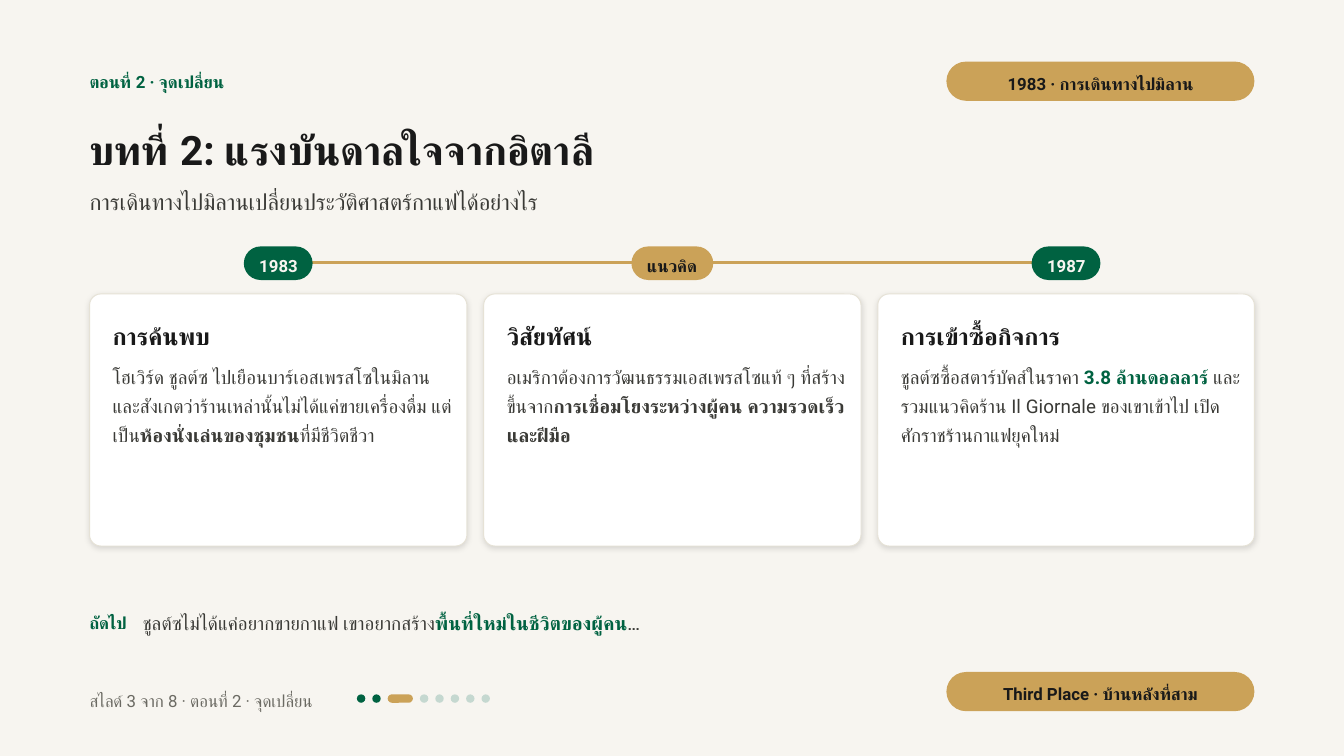
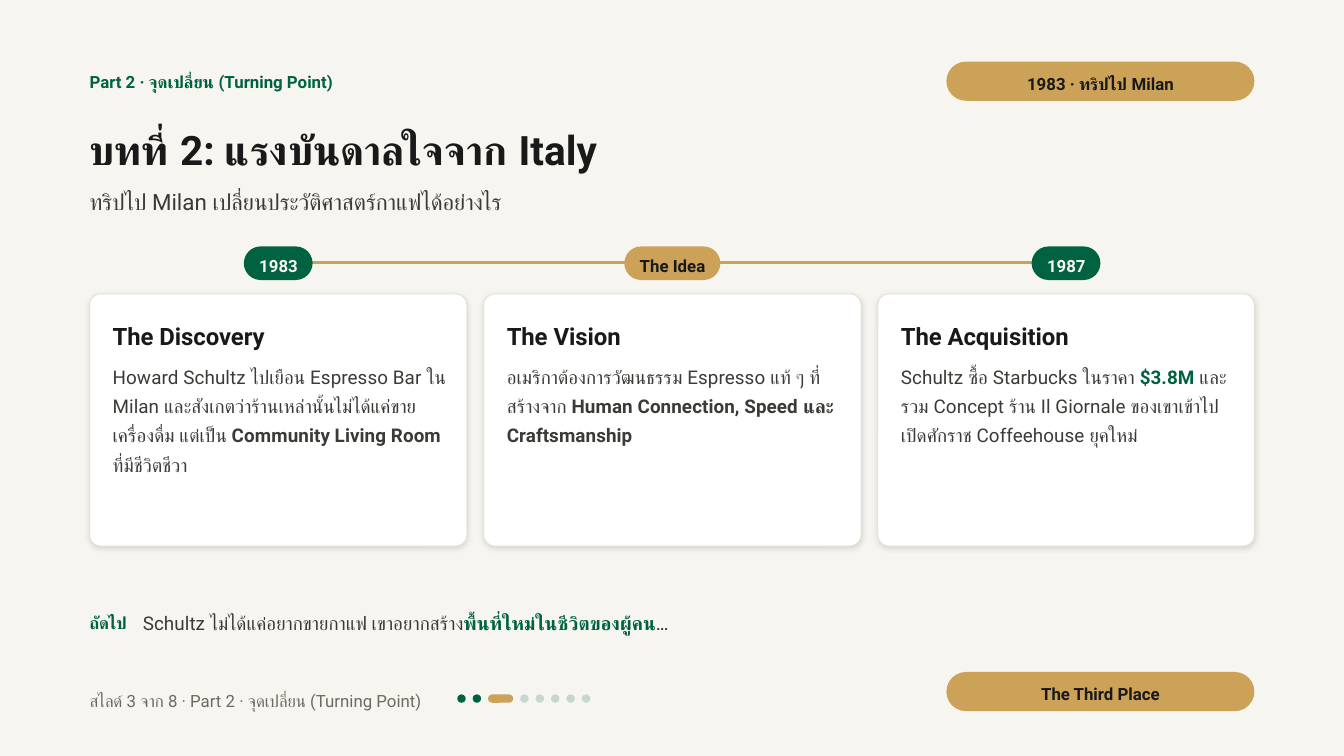
Before and after one commit to tungao06/slide-present-en, a slide deck: slide 11 of starbucks-presentation/export/Starbucks_Storytelling_Masterclass.pptx. Drawn at 1344x756 pixels with LibreOffice and Linux fonts; fonts in the diff are those of the drawing. Boxes give left, top, right and bottom in pixels: in the first picture for what was removed or moved away, otherwise in the second. Text is boxed around its words. In the diff, an @@ line names an element or a change of style, - is before the commit and + after.

```diff
--- a/starbucks-presentation/export/Starbucks_Storytelling_Masterclass.pptx
+++ b/starbucks-presentation/export/Starbucks_Storytelling_Masterclass.pptx
@@ text at [90, 75, 333, 93]: text changed @@
-ตอนที่ 2 · จุดเปลี่ยน
+Part 2 · จุดเปลี่ยน (Turning Point)
@@ text at [1027, 77, 1174, 91]: text changed @@
-1983 · การเดินทางไปมิลาน
+1983 · ทริปไป Milan
@@ text at [90, 133, 597, 174]: text changed @@
-บทที่ 2: แรงบันดาลใจจากอิตาลี
+บทที่ 2: แรงบันดาลใจจาก Italy
@@ text at [90, 193, 502, 211]: text changed @@
-การเดินทางไปมิลานเปลี่ยนประวัติศาสตร์กาแฟได้อย่างไร
+ทริปไป Milan เปลี่ยนประวัติศาสตร์กาแฟได้อย่างไร
@@ rounded rectangle: place and size @@
-rounded rectangle at [632, 246, 714, 280]
+rounded rectangle at [625, 246, 720, 280]
@@ text at [640, 259, 706, 272]: text changed @@
-แนวคิด
+The Idea
@@ text at [113, 327, 264, 350]: text changed @@
-การค้นพบ
+The Discovery
@@ text at [507, 327, 621, 346]: text changed @@
-วิสัยทัศน์
+The Vision
@@ text at [901, 327, 1069, 350]: text changed @@
-การเข้าซื้อกิจการ
+The Acquisition
@@ text at [113, 369, 446, 472]: text changed @@
-โฮเวิร์ด ชูลต์ซ ไปเยือนบาร์เอสเพรสโซในมิลาน และสังเกตว่าร้านเหล่านั้นไม่ได้แค่ขายเครื่องดื่ม แต่เป็นห้องนั่งเล่นของชุมชนที่มีชีวิตชีวา
+Howard Schultz ไปเยือน Espresso Bar ใน Milan และสังเกตว่าร้านเหล่านั้นไม่ได้แค่ขายเครื่องดื่ม แต่เป็น Community Living Room ที่มีชีวิตชีวา
@@ text at [507, 369, 833, 446]: text changed @@
-อเมริกาต้องการวัฒนธรรมเอสเพรสโซแท้ ๆ ที่สร้างขึ้นจากการเชื่อมโยงระหว่างผู้คน ความรวดเร็ว และฝีมือ
+อเมริกาต้องการวัฒนธรรม Espresso แท้ ๆ ที่สร้างจาก Human Connection, Speed และ Craftsmanship
@@ text at [901, 368, 1219, 448]: text changed @@
-ชูลต์ซซื้อสตาร์บัคส์ในราคา 3.8 ล้านดอลลาร์ และรวมแนวคิดร้าน Il Giornale ของเขาเข้าไป เปิดศักราชร้านกาแฟยุคใหม่
+Schultz ซื้อ Starbucks ในราคา $3.8M และรวม Concept ร้าน Il Giornale ของเขาเข้าไป เปิดศักราช Coffeehouse ยุคใหม่
@@ text at [143, 616, 669, 636]: text changed @@
-ชูลต์ซไม่ได้แค่อยากขายกาแฟ เขาอยากสร้างพื้นที่ใหม่ในชีวิตของผู้คน…
+Schultz ไม่ได้แค่อยากขายกาแฟ เขาอยากสร้างพื้นที่ใหม่ในชีวิตของผู้คน…
@@ text at [1041, 687, 1160, 700]: text changed @@
-Third Place · บ้านหลังที่สาม
+The Third Place
@@ text at [90, 694, 421, 712]: text changed @@
-สไลด์ 3 จาก 8 · ตอนที่ 2 · จุดเปลี่ยน
+สไลด์ 3 จาก 8 · Part 2 · จุดเปลี่ยน (Turning Point)
@@ 8 rounded rectangles: place and size @@
-8 rounded rectangles at [358, 695, 489, 703]
+8 rounded rectangles at [457, 695, 590, 703]
```
Also in this commit, not shown: 7 other slides changed, 12 other files.
